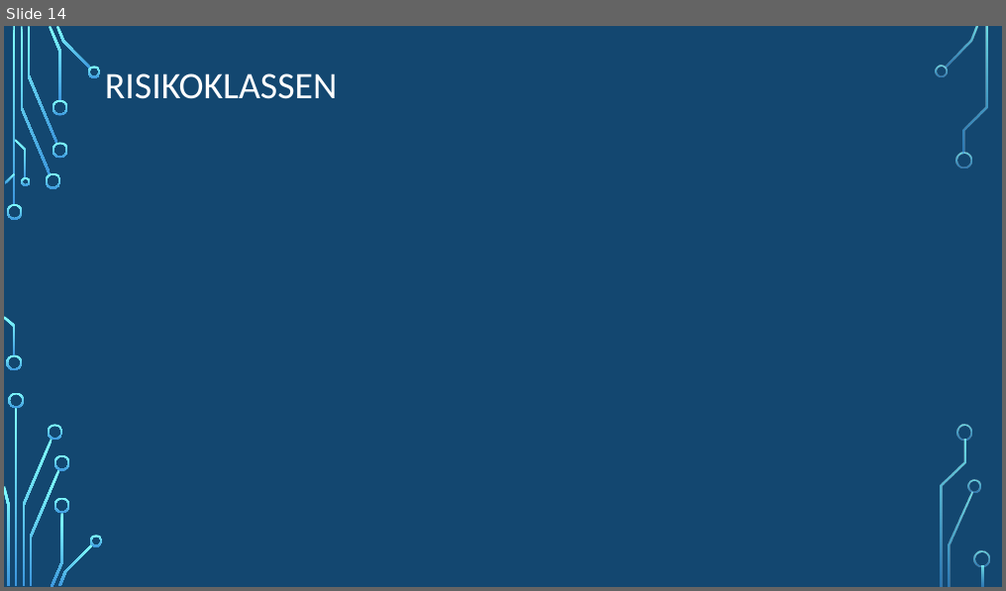
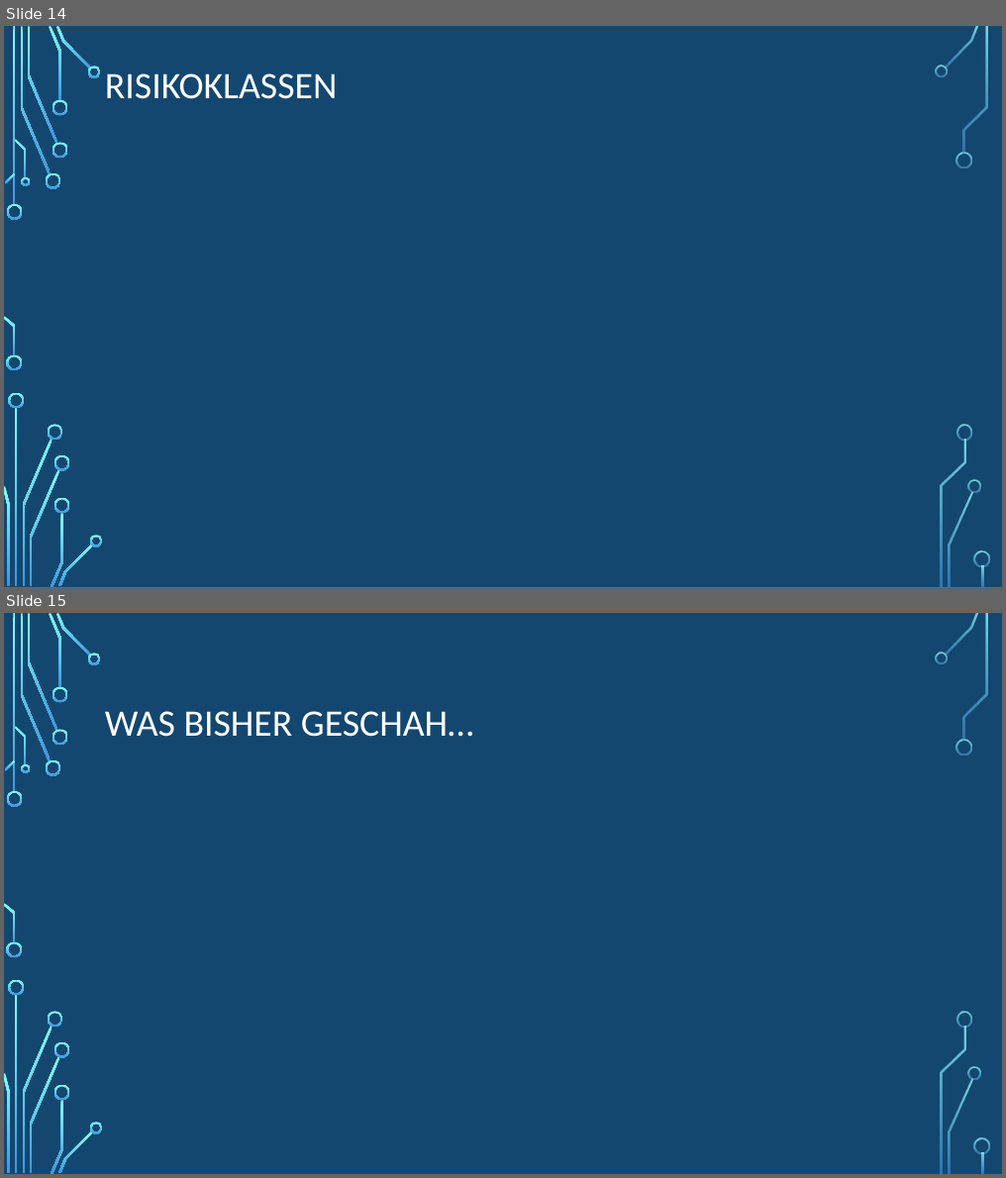
Before and after one commit to kevkre/SE2_Shisha-At-Home, a slide deck: Shisha-AT-Home.pptx. Shown one above the other, each under a label of ours: slide 14 before the commit, slides 14 and 15 after it. The pictures are 1006x591 and 1006x1178 pixels, drawn with LibreOffice and Linux fonts; fonts in the diff are those of the drawing; background and template pictures are left out. Boxes give left, top, right and bottom in pixels: in the first picture for what was removed or moved away, otherwise in the second. Text is boxed around its words. In the diff, an @@ line names an element or a change of style, - is before the commit and + after.

```diff
--- a/Shisha-AT-Home.pptx
+++ b/Shisha-AT-Home.pptx
@@ slide 15 added at (4, 613, 1002, 1174), background picture (left out); not listed: 36 template elements that a slide beside it also shows @@
@@ title added at (105, 711, 473, 737), 36 pt, text #FFFFFF @@
+WAS BISHER GESCHAH…
```
Also in this commit, not shown: 1 other slide added.
